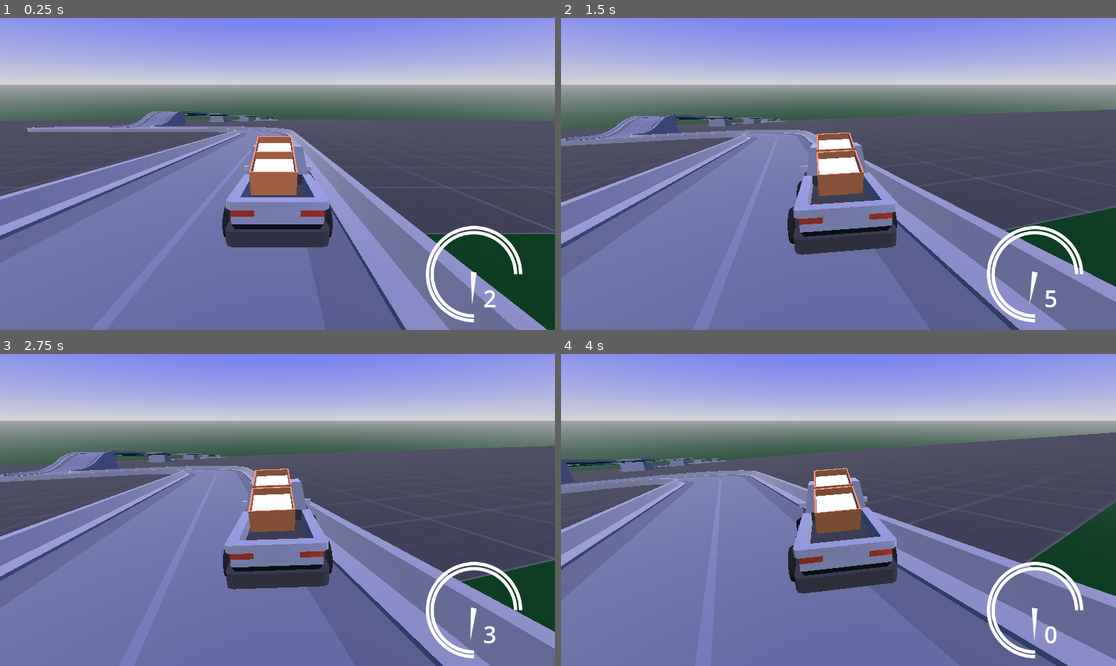
Above: before the commit, frames 1-4 (two rows, left to right).
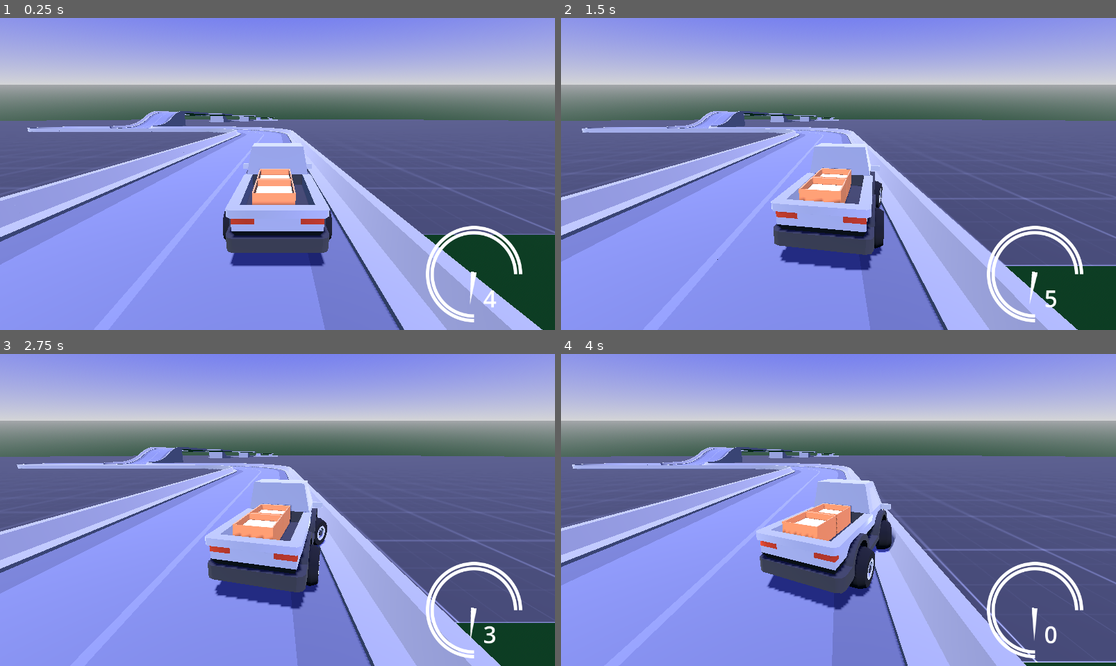
Above: after the commit, the same moments.

Repository: Yngwarr/tofu-delivery-game
Game: Godot game, scene res://scenes/Game.tscn
Same seed, same stepped clock (60 frames per second), same inputs: the game is played once before the commit and once after it.
Inputs:
- Up to frame 1 (0.25 s): no input
- Up to frame 2 (1.5 s): hold D (steer_right) 0.53-1.28 s; tap W (throttle) at 0.6, 1.35 s; hold S (brake) from 1.28 s (still down)
- Up to frame 3 (2.75 s): release S (brake) at 2.03 s; hold D (steer_right) from 2.03 s (still down); tap W (throttle) at 2.1 s
- Up to frame 4 (4 s): tap W (throttle) at 2.85, 3.6 s; release D (steer_right) at 3.53 s; hold A (steer_left) from 3.53 s (still down)

The runs differ from the first frame. In frame 1, 62% of the frame differs, in the area x 0-100%, y 29-100%; in frame 2, 64%; in frame 3, 64%; in frame 4, 66%, in the area x 0-100%, y 25-100%.

Commit message:
added shadows

Diff:
--- a/project.godot
+++ b/project.godot
@@ -42,6 +42,7 @@
 
 3d_physics/layer_1="player_car"
 3d_physics/layer_2="road_and_barriers"
+3d_physics/layer_3="tofu"
 
 [physics]
 
--- a/scenes/Car.tscn
+++ b/scenes/Car.tscn
@@ -15,9 +15,9 @@
 mass = 1000.0
 script = ExtResource("1_uwfxo")
 
-[node name="Collision" type="CollisionShape3D" parent="."]
+[node name="CollisionShape3D" type="CollisionShape3D" parent="."]
 transform = Transform3D(-2, 0, -3.01992e-07, 0, 2, 0, 3.01992e-07, 0, -2, 3.70113e-08, -0.172637, 0.245114)
-shape = SubResource("ConvexPolygonShape3D_4536q")
+shape = SubResource("ConvexPolygonShape3D_itm1b")
 
 [node name="frw_dust" parent="." instance=ExtResource("2_vx4ad")]
 transform = Transform3D(1, 0, 0, 0, 1, 0, 0, 0, 1, -1.31942, -0.582566, 1.51054)
@@ -32,13 +32,13 @@
 transform = Transform3D(1, 0, 0, 0, 1, 0, 0, 0, 1, 1.30213, -0.582566, -1.28404)
 
 [node name="frw" parent="." node_paths=PackedStringArray("smoke") instance=ExtResource("3_4m2kf")]
-transform = Transform3D(1, 0, 0, 0, 1, 0, 0, 0, 1, -1.32, 0, 1.526)
+transform = Transform3D(1, 0, 0, 0, 1, 0, 0, 0, 1, -1.32, -0.0743923, 1.526)
 use_as_steering = true
 wheel_friction_slip = 1.2
 smoke = NodePath("../frw_dust")
 
 [node name="flw" parent="." node_paths=PackedStringArray("smoke") instance=ExtResource("3_4m2kf")]
-transform = Transform3D(1, 0, 0, 0, 1, 0, 0, 0, 1, 1.32, 0, 1.526)
+transform = Transform3D(1, 0, 0, 0, 1, 0, 0, 0, 1, 1.32, -0.0743923, 1.526)
 use_as_steering = true
 wheel_friction_slip = 1.2
 smoke = NodePath("../flw_dust")
@@ -47,13 +47,13 @@
 transform = Transform3D(-2, 0, 0, 0, 2, 0, 0, 0, 2, 0, 0, 0)
 
 [node name="rrw" parent="." node_paths=PackedStringArray("smoke") instance=ExtResource("3_4m2kf")]
-transform = Transform3D(1, 0, 0, 0, 1, 0, 0, 0, 1, -1.32, 0, -1.252)
+transform = Transform3D(1, 0, 0, 0, 1, 0, 0, 0, 1, -1.32, -0.0743923, -1.252)
 use_as_traction = true
 wheel_friction_slip = 1.2
 smoke = NodePath("../rrw_dust")
 
 [node name="rlw" parent="." node_paths=PackedStringArray("smoke") instance=ExtResource("3_4m2kf")]
-transform = Transform3D(1, 0, 0, 0, 1, 0, 0, 0, 1, 1.32, 0, -1.252)
+transform = Transform3D(1, 0, 0, 0, 1, 0, 0, 0, 1, 1.32, -0.0743923, -1.252)
 use_as_traction = true
 wheel_friction_slip = 1.2
 smoke = NodePath("../rlw_dust")
@@ -63,6 +63,7 @@
 
 [node name="CameraPivot" type="Node3D" parent="."]
 script = ExtResource("2_gm2jt")
+rotation_threshold = 10
 
 [node name="Camera" type="Camera3D" parent="CameraPivot"]
 transform = Transform3D(-1, -2.4869e-14, -8.74228e-08, -3.51995e-08, 0.915361, 0.402635, 8.00234e-08, 0.402635, -0.915361, -2.25604e-07, 3.97315, -6.43922)
--- a/scenes/Game.tscn
+++ b/scenes/Game.tscn
@@ -96,6 +96,7 @@
 
 [node name="Sun" type="DirectionalLight3D" parent="."]
 transform = Transform3D(1, 0, 0, 0, -0.333363, 0.942799, 0, -0.942799, -0.333363, 0, 4.65373, 0)
+shadow_enabled = true
 
 [node name="WorldEnvironment" type="WorldEnvironment" parent="."]
 environment = SubResource("Environment_2sxos")
--- a/scenes/Wheel.tscn
+++ b/scenes/Wheel.tscn
@@ -7,7 +7,7 @@
 wheel_roll_influence = 0.0
 wheel_radius = 0.6
 wheel_friction_slip = 1.0
-suspension_travel = 0.3
+suspension_travel = 0.1
 suspension_stiffness = 70.0
 suspension_max_force = 4000.0
 damping_compression = 1.9
--- a/scenes/tofu_box.tscn
+++ b/scenes/tofu_box.tscn
@@ -1,14 +1,7 @@
-[gd_scene load_steps=3 format=3 uid="uid://bweum6e7fpest"]
+[gd_scene load_steps=2 format=3 uid="uid://yj1ac53ymcho"]
 
 [ext_resource type="PackedScene" uid="uid://nko00vg764c6" path="res://models/tofu.glb" id="1_1gh0k"]
 
-[sub_resource type="ConvexPolygonShape3D" id="ConvexPolygonShape3D_2ihff"]
-points = PackedVector3Array(-0.529508, -0.3276, -0.554864, 0.501276, 0.280745, 0.526638, -0.503762, 0.281428, 0.527852, 0.528178, -0.3276, 0.554864, 0.501276, 0.280745, -0.526638, -0.529508, -0.3276, 0.554864, 0.528178, -0.3276, -0.554864, -0.503762, 0.281428, -0.527852)
-
-[node name="TofuBox" type="RigidBody3D"]
+[node name="TofuBox" type="Node3D"]
 
 [node name="tofu" parent="." instance=ExtResource("1_1gh0k")]
-
-[node name="CollisionShape3D" type="CollisionShape3D" parent="."]
-transform = Transform3D(1, 0, 0, 0, 1, 0, 0, 0, 1, 0.0902457, 0.327619, 0.0829421)
-shape = SubResource("ConvexPolygonShape3D_2ihff")
--- a/src/CameraPivot.gd
+++ b/src/CameraPivot.gd
@@ -1,13 +1,14 @@
 extends Node3D
 
 @export_range(1, 10, .1) var smoothness = 2.5
+@export_range(.1, 20, .1) var rotation_threshold = 1
 
 var direction = Vector3.FORWARD
 
 func _physics_process(delta):
 	var current_velocity: Vector3 = get_parent().get_linear_velocity()
 	current_velocity.y = 0
-	if current_velocity.length_squared() > 1:
+	if current_velocity.length_squared() > rotation_threshold:
 		direction = lerp(direction, -current_velocity.normalized(), smoothness * delta)
 	global_transform.basis = direction_to_rotation(direction)
 
Not shown: 1 places in scenes/Car.tscn that only renumber resources
